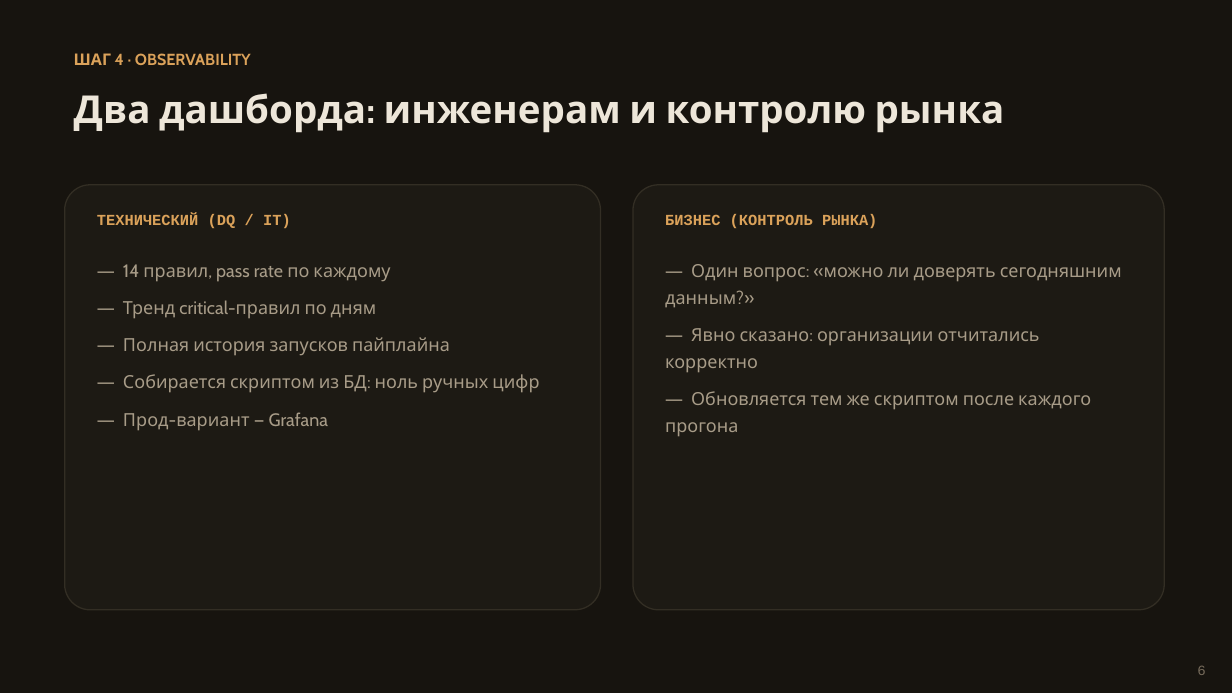
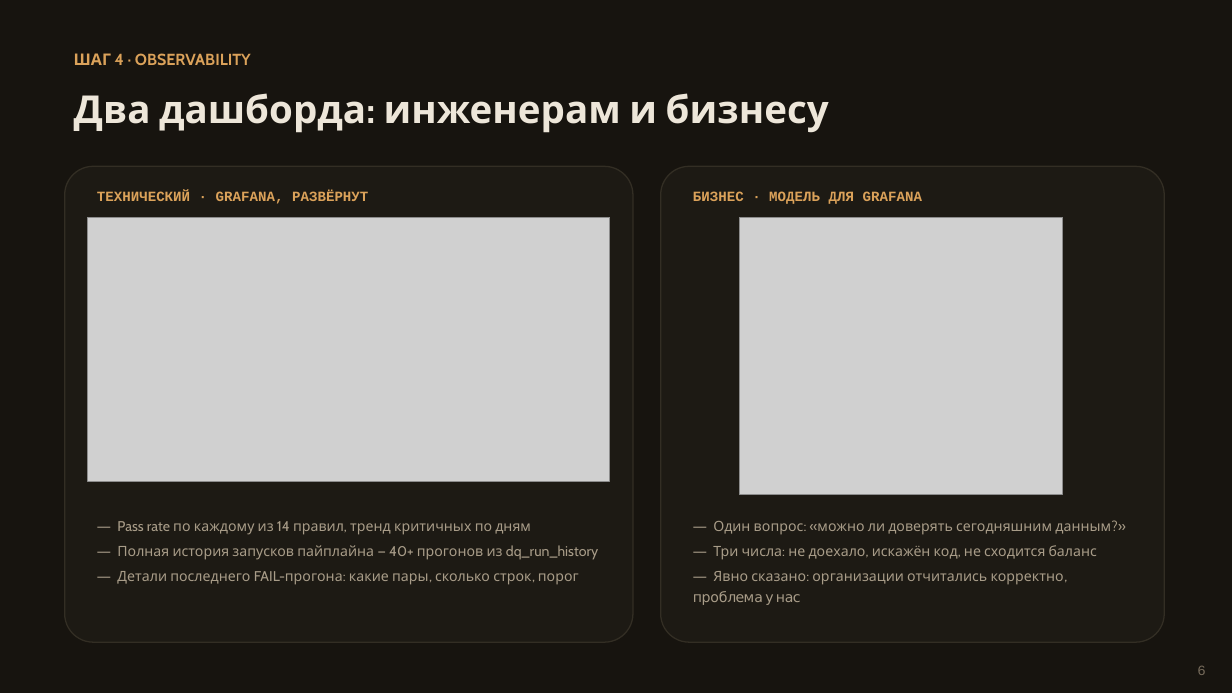
Before and after one commit to SerDizRu/dq-egais-audit, a slide deck: slide 6 of presentation/presentation.pptx. Drawn at 1232x693 pixels with LibreOffice and Linux fonts; fonts in the diff are those of the drawing; grey boxes stand for pictures. Boxes give left, top, right and bottom in pixels: in the first picture for what was removed or moved away, otherwise in the second. Text is boxed around its words. In the diff, an @@ line names an element or a change of style, - is before the commit and + after.

```diff
--- a/presentation/presentation.pptx
+++ b/presentation/presentation.pptx
@@ text at (74,93,829,133): text changed @@
-Два дашборда: инженерам и контролю рынка
+Два дашборда: инженерам и бизнесу
@@ rounded rectangle: place and size @@
-rounded rectangle at (65,185,601,610)
+rounded rectangle at (65,166,633,642)
@@ rounded rectangle: place and size @@
-rounded rectangle at (633,185,1165,610)
+rounded rectangle at (661,166,1165,642)
@@ text at (97,191,368,204): text changed; size 12 to 11 pt @@
-ТЕХНИЧЕСКИЙ (DQ / IT)
+ТЕХНИЧЕСКИЙ · GRAFANA, РАЗВЁРНУТ
@@ text at (693,191,922,204): text changed; size 12 to 11 pt @@
-БИЗНЕС (КОНТРОЛЬ РЫНКА)
+БИЗНЕС · МОДЕЛЬ ДЛЯ GRAFANA
@@ picture added at (88,217,610,482) @@
@@ picture added at (739,217,1063,494) @@
@@ text removed at (123,264,539,431) @@
-― 14 правил, pass rate по каждому
-― Тренд critical-правил по дням
-― Полная история запусков пайплайна
-― Собирается скриптом из БД: ноль ручных цифр
-― Прод-вариант — Grafana
@@ text "― Один вопрос: «можно ли ...": place and size @@
-text "― Один вопрос: «можно ли ..." at (665,264,1122,437)
+text "― Один вопрос: «можно ли ..." at (693,521,1111,605)
@@ text added at (117,521,598,585), 11 pt, text #A89C88 @@
+― Pass rate по каждому из 14 правил, тренд критичных по дням
+― Полная история запусков пайплайна — 40+ прогонов из dq_run_history
+― Детали последнего FAIL-прогона: какие пары, сколько строк, порог
@@ text at (713,521,1111,535): size 14 to 11 pt in "― Один вопрос: «можно ли доверять сегодняшним ..."; less space between paragraphs @@
@@ text at (693,545,1097,605): text changed; size 14 to 11 pt @@
-― Явно сказано: организации отчитались корректно
-― Обновляется тем же скриптом после каждого прогона
+― Три числа: не доехало, искажён код, не сходится баланс
+― Явно сказано: организации отчитались корректно, проблема у нас
```
Also in this commit, not shown: 2 other slides changed, 2 slides added, 2 slides removed, 5 other files.
